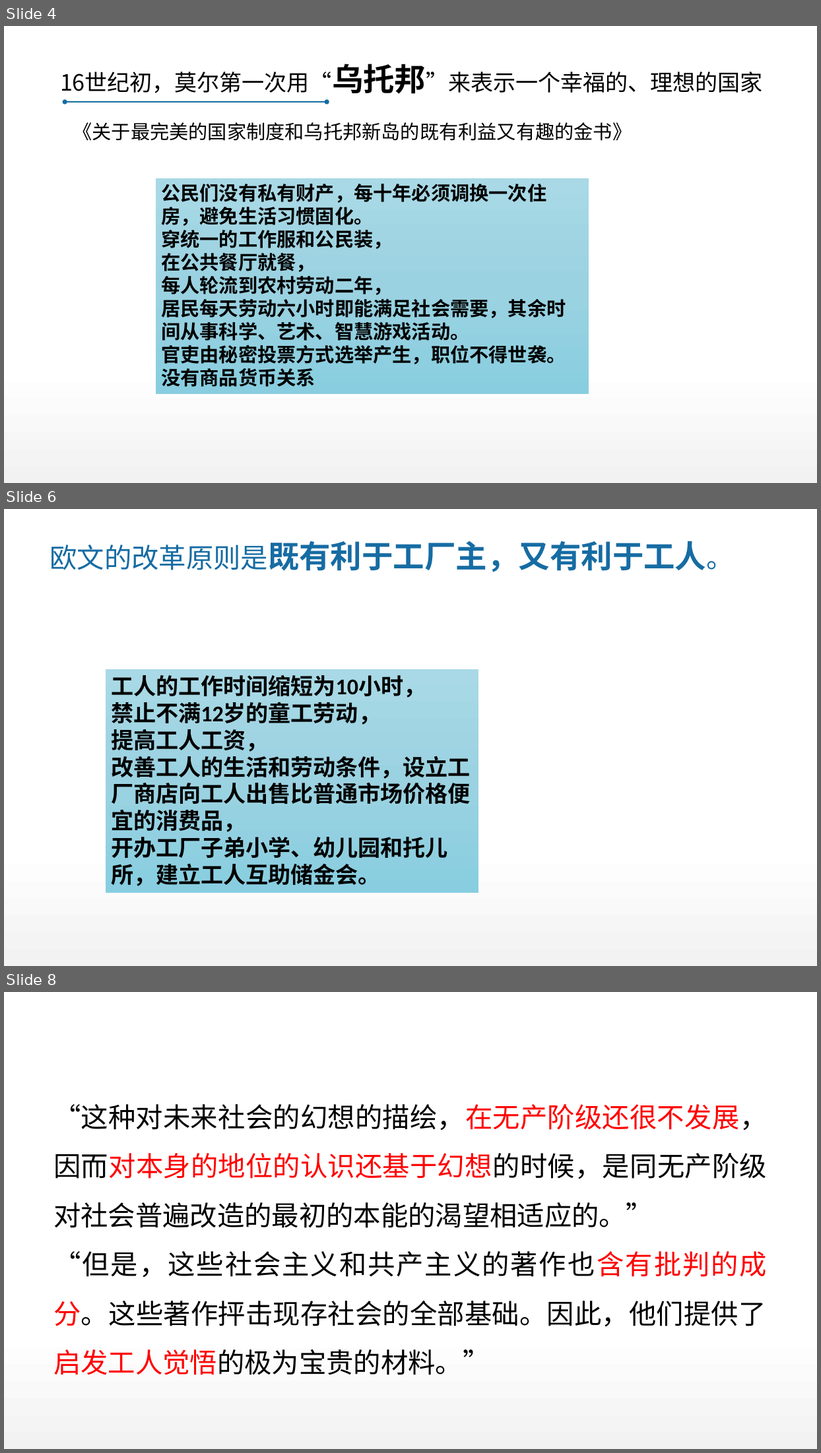
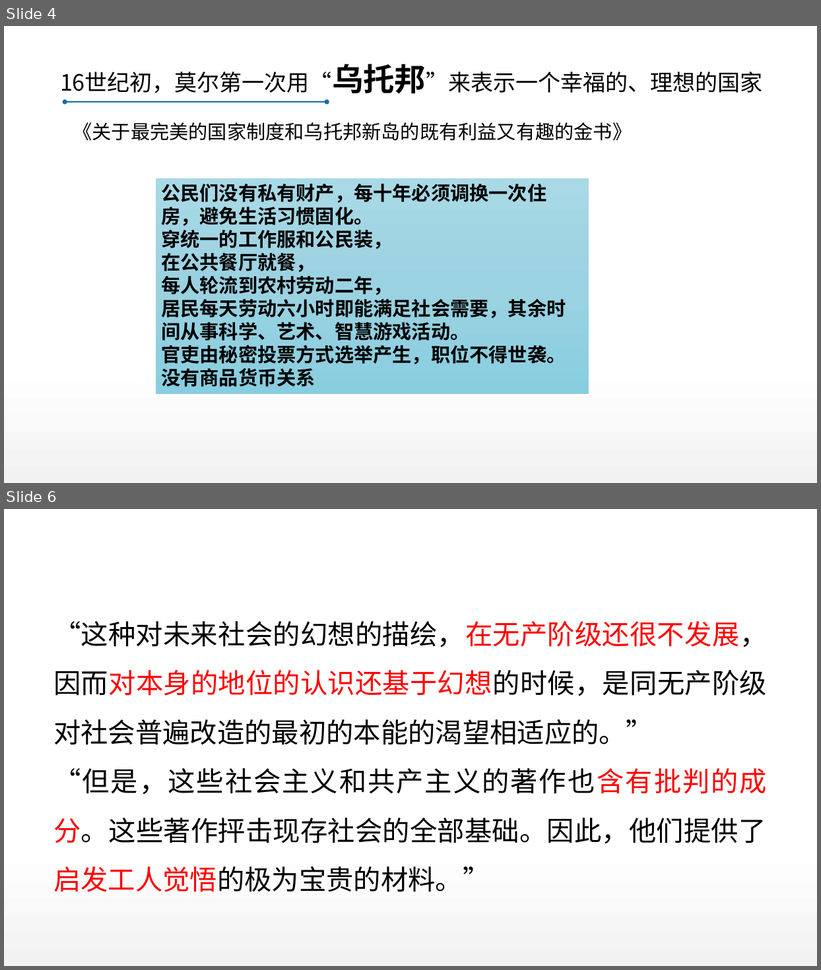
Before and after one commit to DO-MINATOR/buaa, a slide deck: 中特/复习ppt/刘娜娜-绪论.pptx. Shown one above the other, each under a label of ours: slides 4, 6 and 8 before the commit, slides 4 and 6 after it; the slides between them are not shown. The pictures are 821x1453 and 821x970 pixels, drawn with LibreOffice and Linux fonts; fonts in the diff are those of the drawing. Boxes give left, top, right and bottom in pixels: in the first picture for what was removed or moved away, otherwise in the second. Text is boxed around its words. In the diff, an @@ line names an element or a change of style, - is before the commit and + after.

```diff
--- a/中特/复习ppt/刘娜娜-绪论.pptx
+++ b/中特/复习ppt/刘娜娜-绪论.pptx
@@ slide 6 removed at (x1=4, y1=509, x2=817, y2=966), background #FFFFFF; not listed: 1 template element that a slide beside it also shows @@
@@ text removed at (x1=50, y1=541, x2=733, y2=572) @@
-欧文的改革原则是既有利于工厂主，又有利于工人。
@@ rectangle removed at (x1=106, y1=669, x2=479, y2=893) @@
-工人的工作时间缩短为10小时，
-禁止不满12岁的童工劳动，
-提高工人工资，
-改善工人的生活和劳动条件，设立工厂商店向工人出售比普通市场价格便宜的消费品，
-开办工厂子弟小学、幼儿园和托儿所，建立工人互助储金会。
@@ what was slide 8 is now slide 6 @@
```
Also in this commit, not shown: 9 slides changed, 2 other slides removed, 5 other files.
